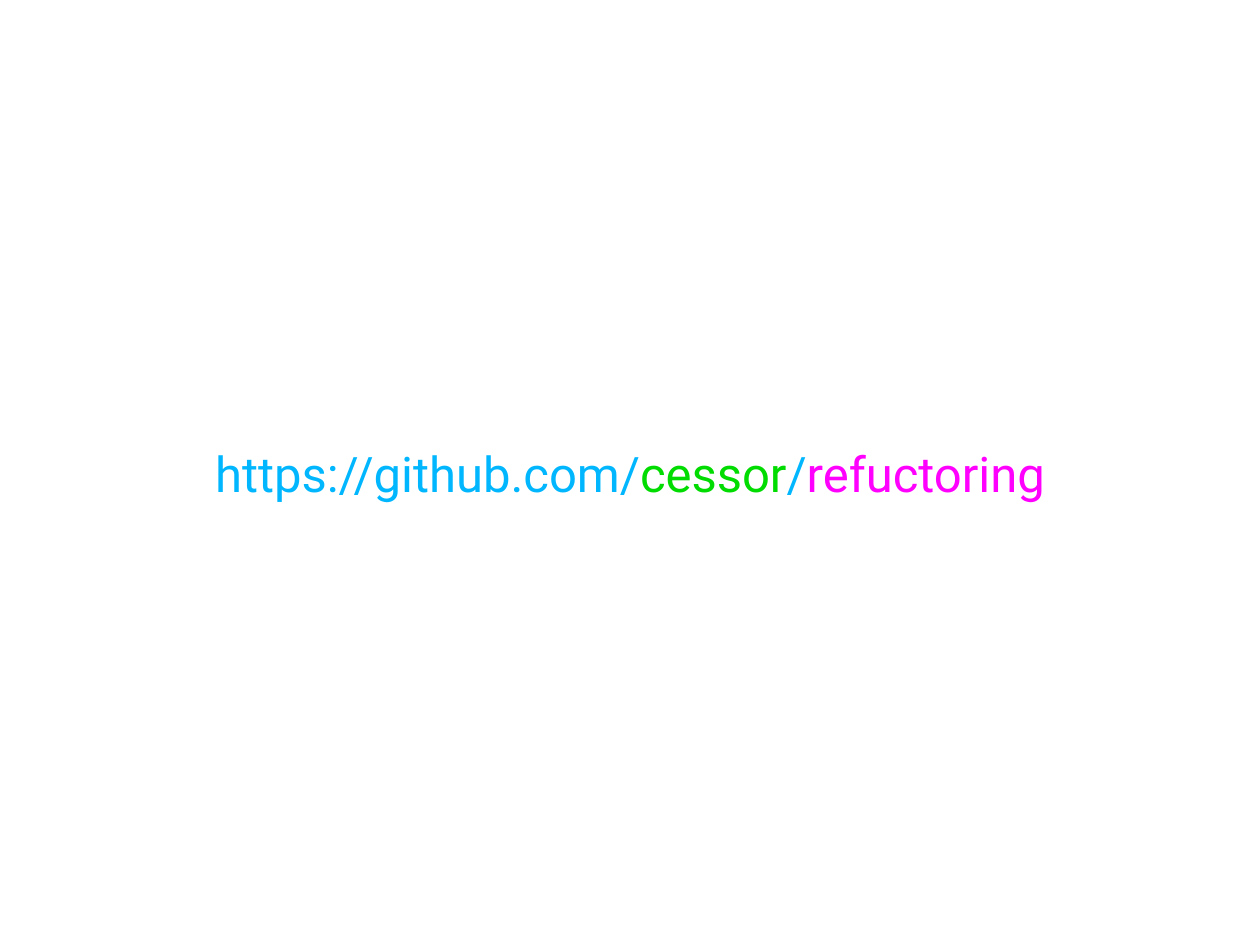
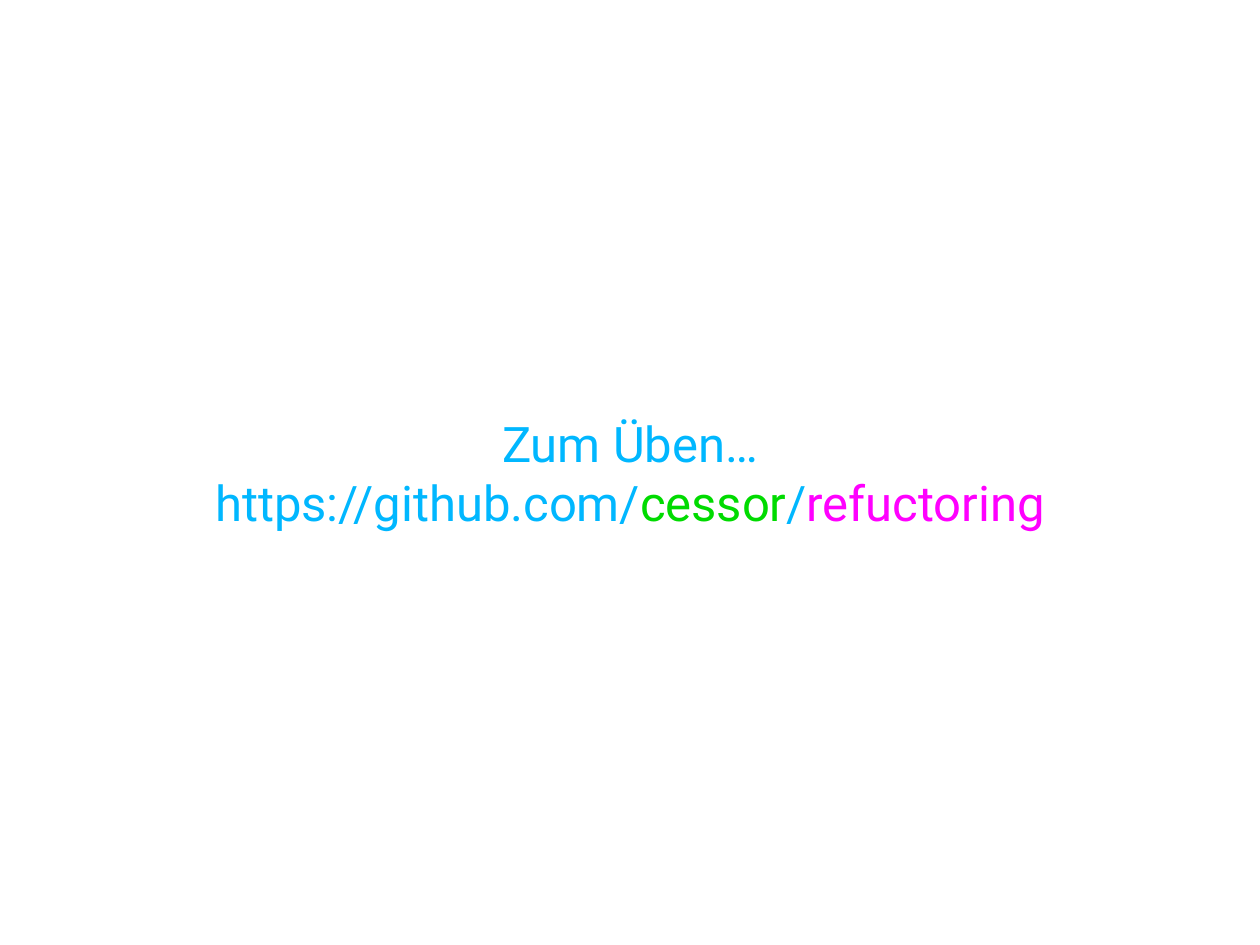
Before and after one commit to cessor/empathiccode, a slide deck: slide 52 of EmpathicRefactoring.pptx (slide 34 before the commit). Drawn at 1260x945 pixels with LibreOffice and Linux fonts; fonts in the diff are those of the drawing. Boxes give left, top, right and bottom in pixels: in the first picture for what was removed or moved away, otherwise in the second. Text is boxed around its words. In the diff, an @@ line names an element or a change of style, - is before the commit and + after.

```diff
--- a/EmpathicRefactoring.pptx
+++ b/EmpathicRefactoring.pptx
@@ title at <box>215,419,1045,532</box>: text changed @@
-https://github.com/cessor/refuctoring
+Zum Üben…
+https://github.com/cessor/refuctoring
```
Also in this commit, not shown: 7 other slides changed, 28 slides added, 1 slide removed, 4 other files.
